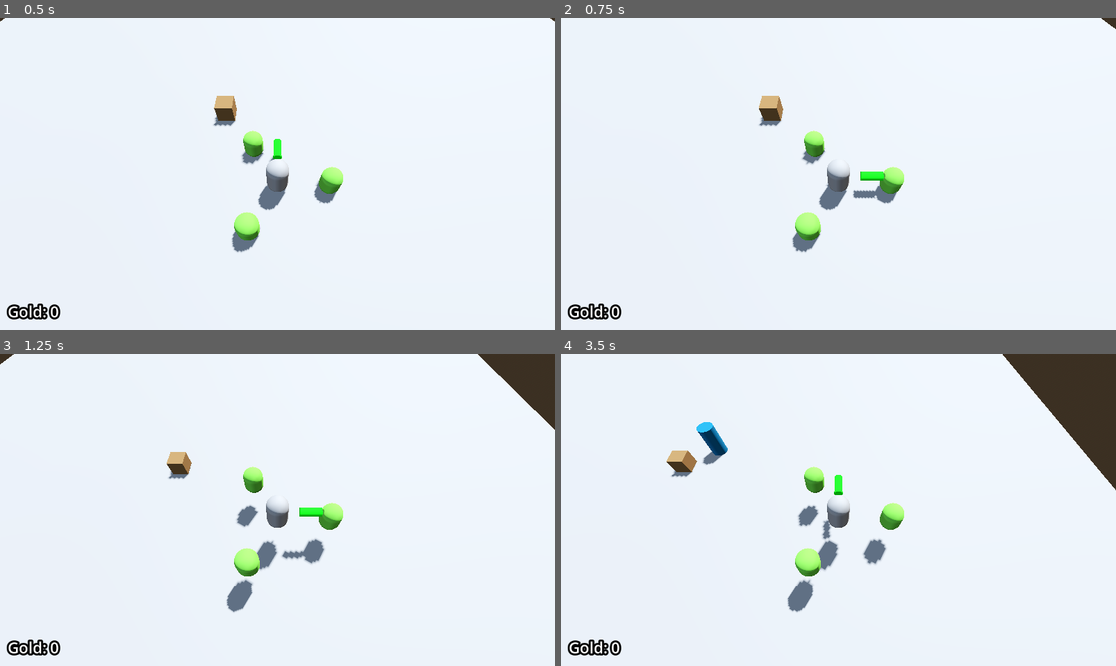
Above: before the commit, frames 1-4 (two rows, left to right).
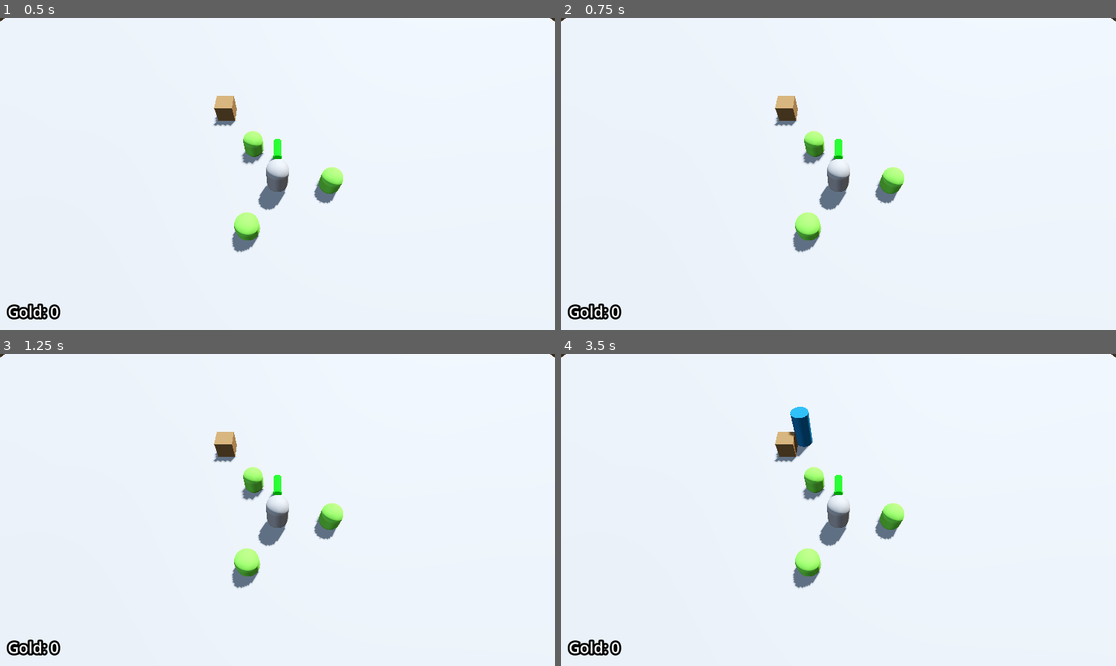
Above: after the commit, the same moments.

Repository: Ra-vanTech/ProjectBoozeArmy
Game: Godot game, scene res://Escena1_BoozeArmy.tscn
The game is run twice, just before and just after one commit, with the same random seed, the same clock (stepped at 60 frames per second) and the same inputs.
Inputs (mouse positions are in pixels of both pictures, inside the frame that each line leads up to):
- Up to frame 1 (0.5 s): no input
- Up to frame 2 (0.75 s): tap Enter at 0.5 s; move the mouse to (960, 158) at 0.52 s; hold D (move_right) from 0.53 s (still down); right-click (960, 158) at 0.6 s
- Up to frame 3 (1.25 s): keep holding D (move_right); tap Space (jump) at 0.77 s
- Up to frame 4 (3.5 s): move the mouse to (727, 525) at 1.27 s; release D (move_right) at 1.28 s; hold S (move_back) 1.28-2.03 s; tap Q at 1.35 s; tap Space (jump) at 1.52, 3.02 s; move the mouse to (894, 441) at 2.02 s; hold D (move_right) 2.03-2.78 s; tap E at 2.1 s; move the mouse to (810, 572) at 2.77 s; hold W (move_forward) from 2.78 s (still down); right-click (810, 572) at 2.85 s

Frame 1 is identical in both runs. In frame 2, 1.1% of the frame differs, in the area x 0-100%, y 0-76%; in frame 3, 4.2%; in frame 4, 7.5%, in the area x 0-100%, y 0-83%.
Error after the commit: Invalid call. Nonexistent function 'tick' in base 'Nil'. (res://entities/player/scripts/player.gd:23)

Commit message:
feat: nombramiento de capas en las que trabaja cada cuerpo

Diff:
--- a/entities/player/scenes/player_test.tscn
+++ b/entities/player/scenes/player_test.tscn
@@ -27,9 +27,10 @@
 
 [sub_resource type="CapsuleShape3D" id="CapsuleShape3D_ucsmf"]
 
-[node name="Player_test" type="CharacterBody3D" unique_id=54499108 node_paths=PackedStringArray("state_machine") groups=["player"]]
+[node name="Player_test" type="CharacterBody3D" unique_id=54499108 groups=["player"]]
+collision_layer = 2
+collision_mask = 5
 script = ExtResource("1_87kod")
-state_machine = NodePath("StateMachine")
 
 [node name="MeshInstance3D" type="MeshInstance3D" parent="." unique_id=990134174]
 transform = Transform3D(1, 0, 0, 0, 1, 0, 0, 0, 1, 0, 1, 0)
--- a/project.godot
+++ b/project.godot
@@ -67,6 +67,12 @@
 ]
 }
 
+[layer_names]
+
+3d_physics/layer_1="world "
+3d_physics/layer_2="player"
+3d_physics/layer_3="Enemies"
+
 [rendering]
 
 renderer/rendering_method="mobile"
Not shown: 1 places in entities/player/scenes/player_test.tscn that only renumber resources
